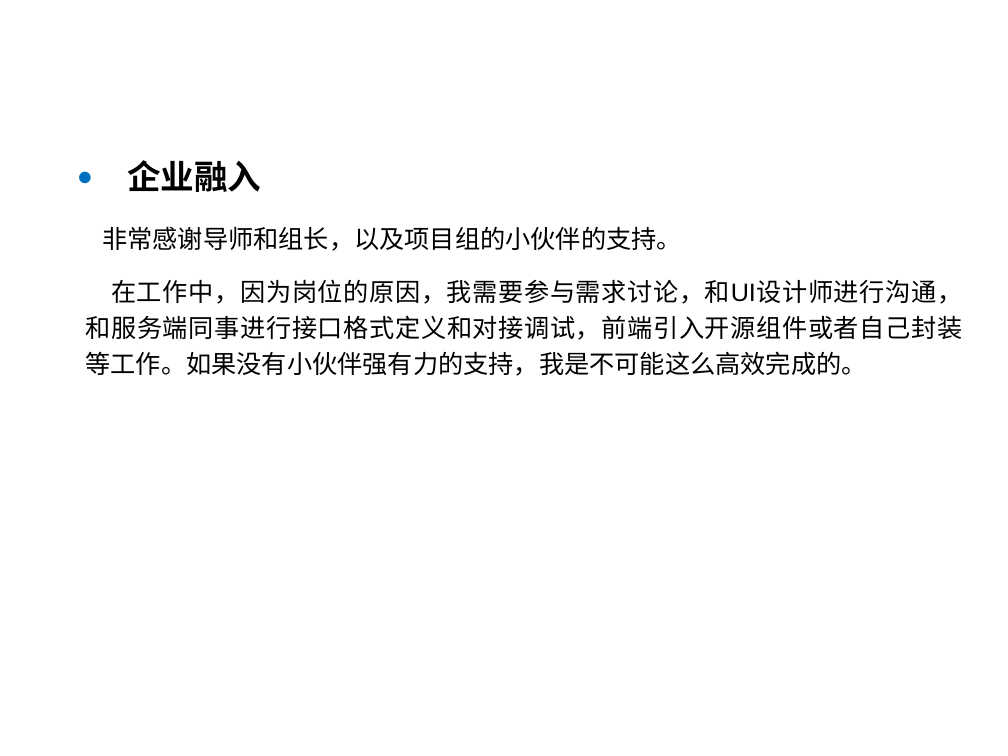
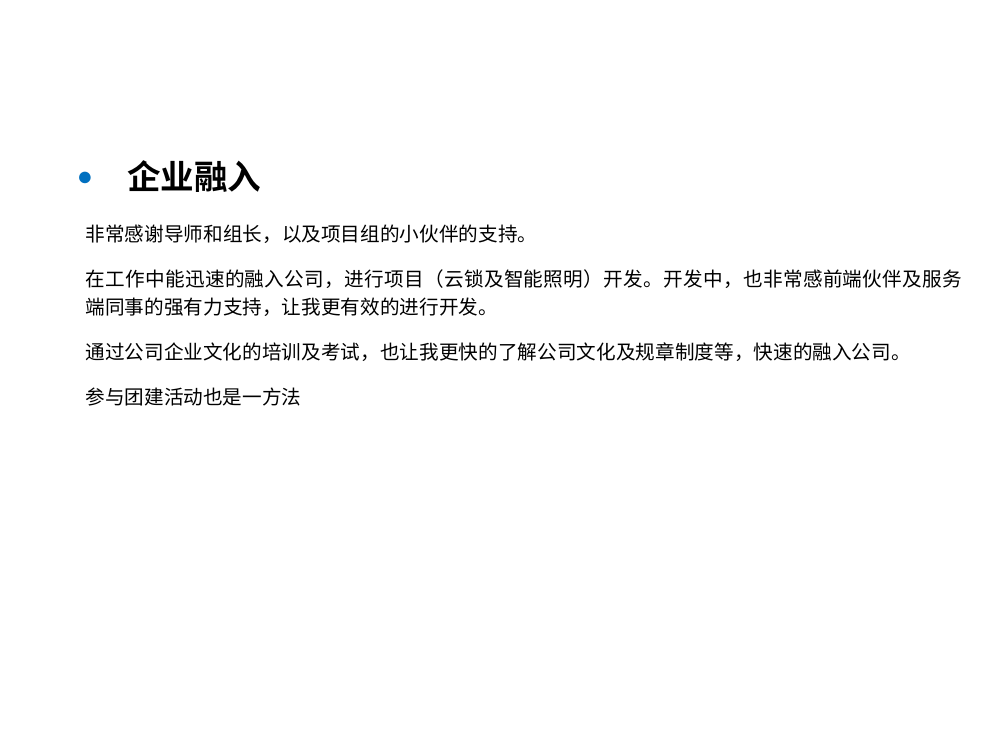
Before and after one commit to zhengyuliang/Blog-Back-Up, a slide deck: slide 18 of ppt/转正答辩汇报_郑宇亮.pptx (slide 22 before the commit). Drawn at 1008x756 pixels with LibreOffice and Linux fonts; fonts in the diff are those of the drawing; background and template pictures are left out. Boxes give left, top, right and bottom in pixels: in the first picture for what was removed or moved away, otherwise in the second. Text is boxed around its words. In the diff, an @@ line names an element or a change of style, - is before the commit and + after.

Commit message:
完成了转正报告PPT

```diff
--- a/ppt/转正答辩汇报_郑宇亮.pptx
+++ b/ppt/转正答辩汇报_郑宇亮.pptx
@@ text at [85,224,537,243]: size 18 to 14 pt in "非常感谢导师和组长，以及项目组的小伙伴的支持。" @@
@@ text at [85,269,962,406]: text changed; size 18 to 14 pt @@
-在工作中，因为岗位的原因，我需要参与需求讨论，和UI设计师进行沟通，和服务端同事进行接口格式定义和对接调试，前端引入开源组件或者自己封装等工作。如果没有小伙伴强有力的支持，我是不可能这么高效完成的。
+在工作中能迅速的融入公司，进行项目（云锁及智能照明）开发。开发中，也非常感前端伙伴及服务端同事的强有力支持，让我更有效的进行开发。
+通过公司企业文化的培训及考试，也让我更快的了解公司文化及规章制度等，快速的融入公司。
+参与团建活动也是一方法
```
Also in this commit, not shown: 18 other slides changed, 3 slides added, 14 slides removed.
